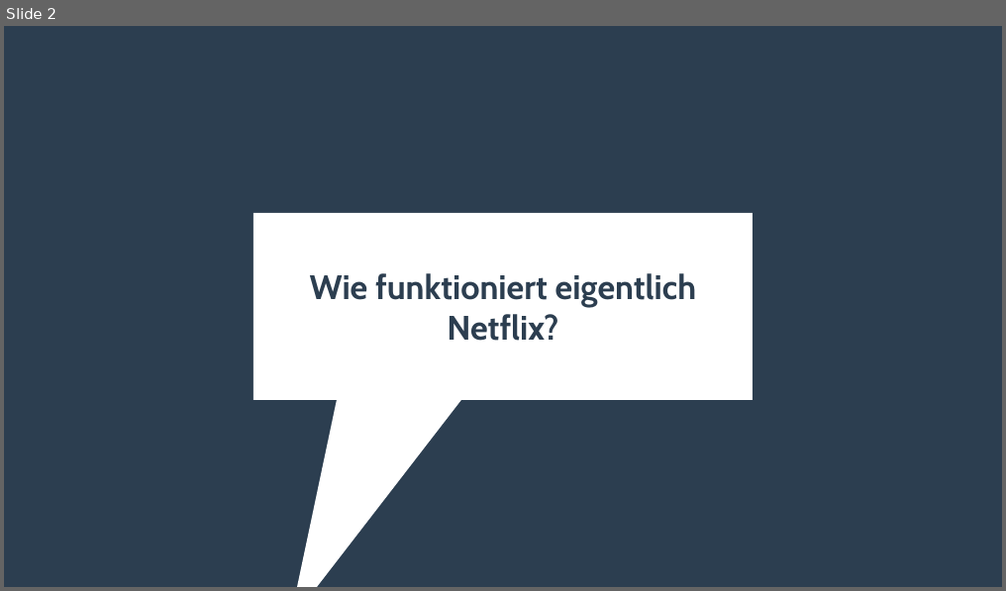
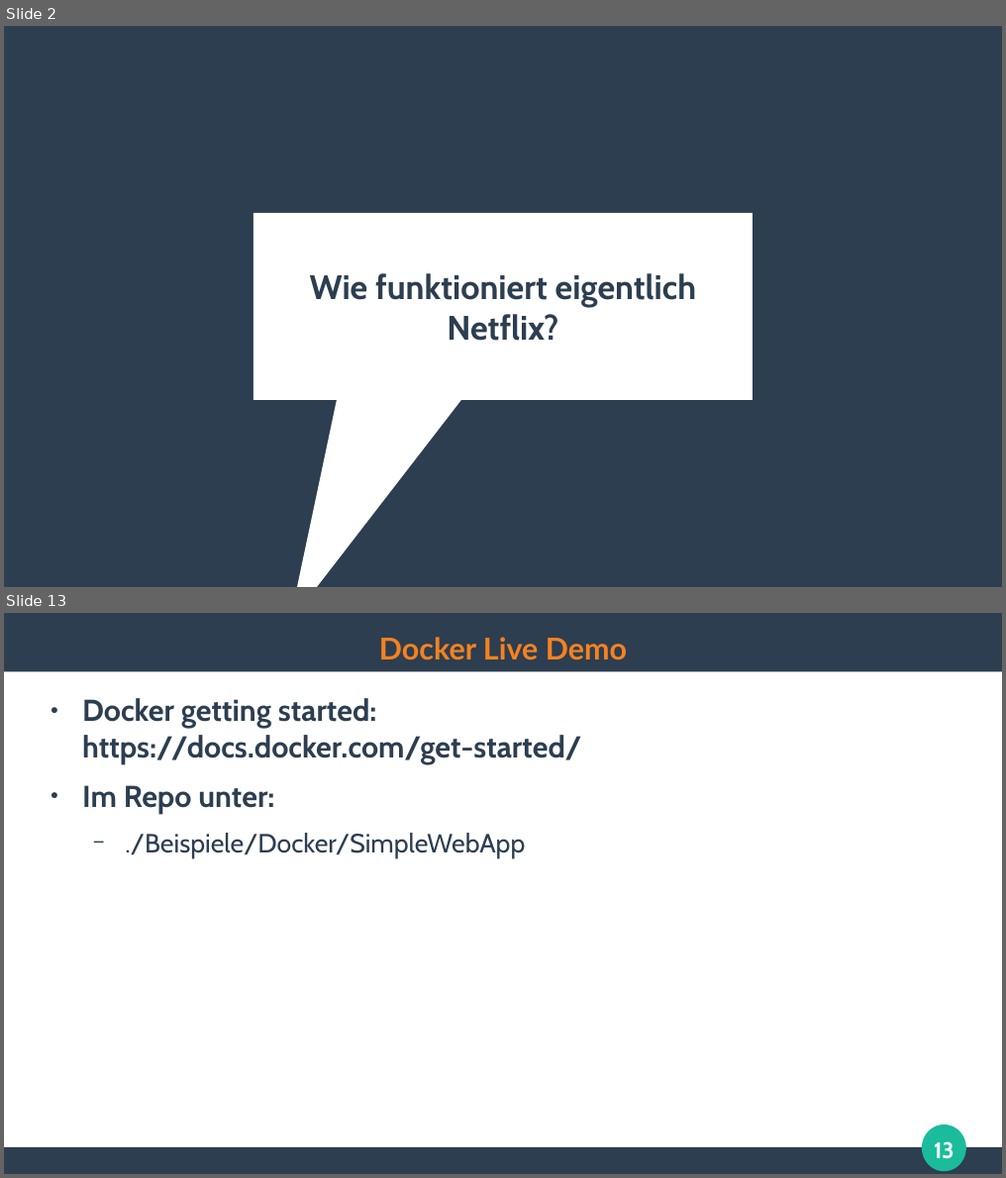
Before and after one commit to ghandmann/HS-AlbSig-WebAnwendungen2, a slide deck: Kapitel/10_Microservice_Architecture.odp. Shown one above the other, each under a label of ours: slide 2 before the commit, slides 2 and 13 after it; the slides between them are not shown. The pictures are 1006x591 and 1006x1178 pixels, drawn with LibreOffice and Linux fonts; fonts in the diff are those of the drawing. Boxes give left, top, right and bottom in pixels: in the first picture for what was removed or moved away, otherwise in the second. Text is boxed around its words. In the diff, an @@ line names an element or a change of style, - is before the commit and + after.

```diff
--- a/Kapitel/10_Microservice_Architecture.odp
+++ b/Kapitel/10_Microservice_Architecture.odp
@@ slide 13 added at (4,613,1002,1174), background #FFFFFF @@
@@ rectangle added at (4,613,1002,671), fill #2C3E50 @@
@@ title added at (379,637,627,660), 24 pt, text #F58220, bold @@
+Docker Live Demo
@@ text added at (82,698,582,859), 24 pt, text #2C3E50, bold @@
+● Docker getting started:
+  https://docs.docker.com/get-started/
+● Im Repo unter:
+  − ./Beispiele/Docker/SimpleWebApp
@@ ellipse added at (923,1125,966,1171), fill #1ABC9C @@
@@ page number added at (934,1142,954,1159), 18 pt, text #FFFFFF, bold @@
+13
@@ rectangle added at (4,1149,1002,1174), fill #2C3E50 @@
```
Also in this commit, not shown: 20 other slides added, 2 other files.
